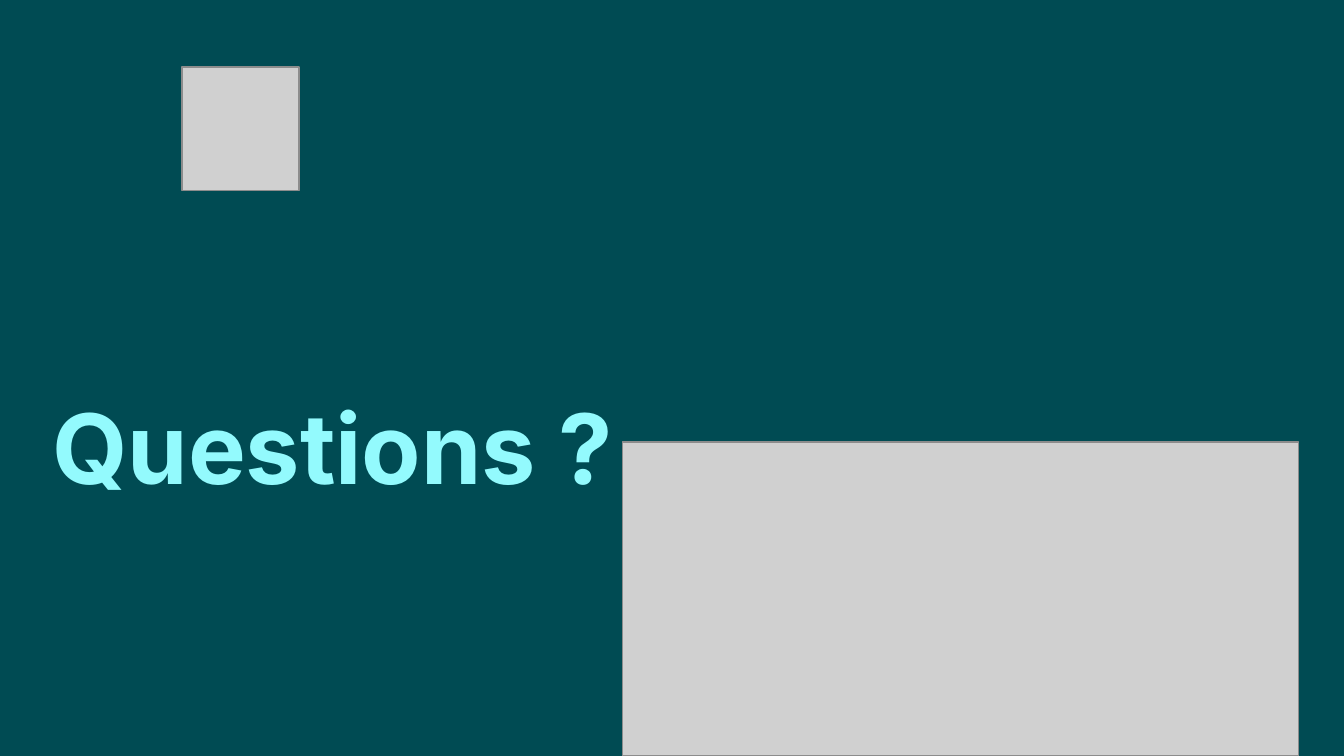
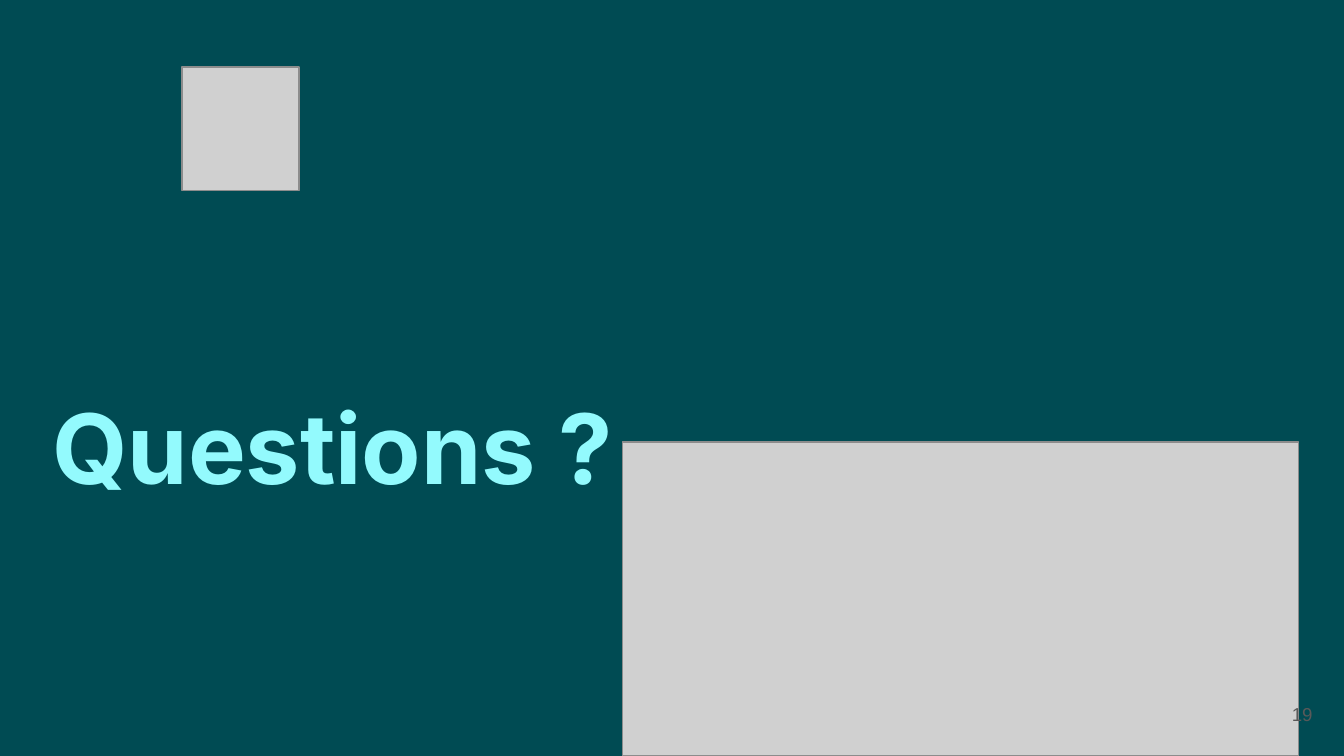
Before and after one commit to JBaptisteAll/France_Adventure_Planner, a slide deck: slide 19 of Analyse_Bloc_6_CDSD/Projet_France_Adventure_Planner.pptx (slide 21 before the commit). Drawn at 1344x756 pixels with LibreOffice and Linux fonts; fonts in the diff are those of the drawing; grey boxes stand for pictures. Boxes give left, top, right and bottom in pixels: in the first picture for what was removed or moved away, otherwise in the second. Text is boxed around its words. In the diff, an @@ line names an element or a change of style, - is before the commit and + after.

```diff
--- a/Analyse_Bloc_6_CDSD/Projet_France_Adventure_Planner.pptx
+++ b/Analyse_Bloc_6_CDSD/Projet_France_Adventure_Planner.pptx
@@ page number added at bbox=[1292, 707, 1313, 726], 10 pt, text #595959 @@
+19
```
Also in this commit, not shown: 18 other slides changed, 2 slides removed, 3 other files.
